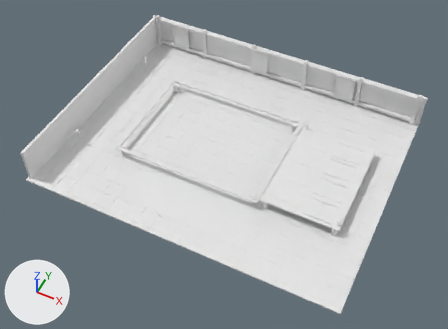
One commit to the OBJ model assets/tts/ancients-r22/warroom.obj: the scene before it, then after it.
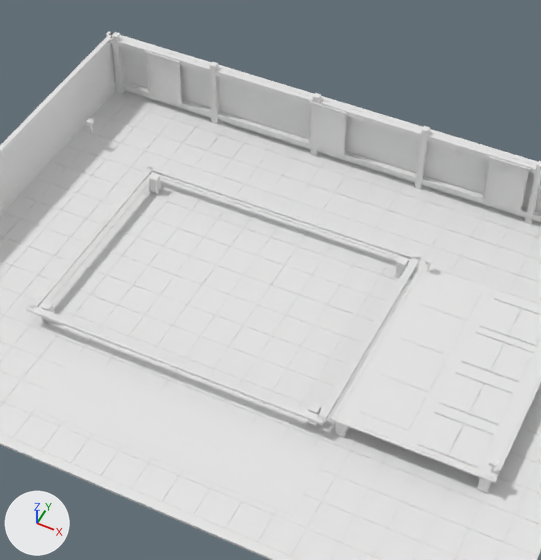
Each version is shown whole from a 50 mm camera at (137.0, -255.0, 294.0) aimed at (17.0, -14.0, -6.0), then close up on the part from 23% to 81% of the width and 0% to 81% of the height. Lighting does not change. The marker at lower left points along +X, +Y and +Z. The first two pictures are the older version. Where no turn or scale is listed for an object, it has been applied to the vertices. Vertices at exactly the same position are counted once.

Script lines for the objects in view, before the commit:
```python
me_warroom = bpy.data.meshes.new('warroom')
me_warroom.from_pydata(...)  # 3600 vertices, 5364 faces; spans x -90.0..120.0, y -82.0..82.0, z -8.0..19.0
ob_warroom = bpy.data.objects.new('warroom', me_warroom)
ob_warroom.location = (0.0, 0.0, 0.0)
```
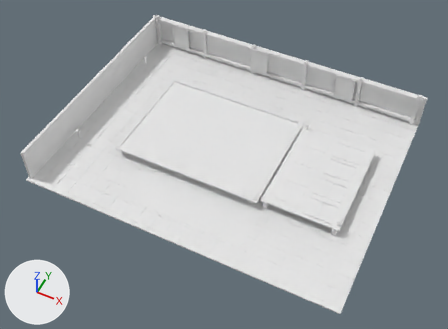
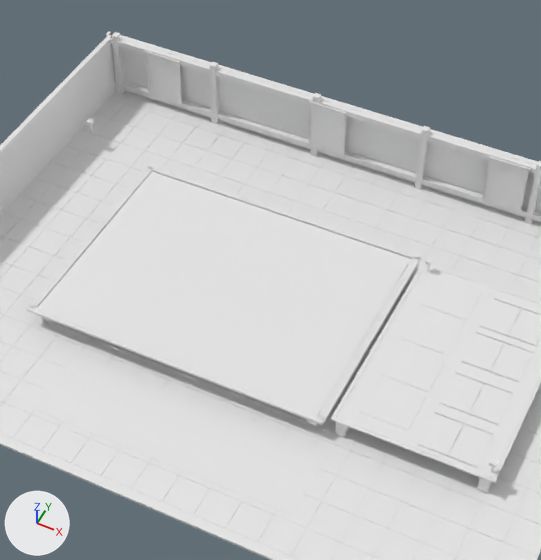
Commit message: Finish war-room table inlay

Where the change shows, as pixel boxes (x1, y1, x2, y2) in the close-ups (541 x 560 px):
part 1 of me_warroom, added: after (38, 171, 411, 415)

What the commit changed:
me_warroom is used by ob_warroom; location (0.0, 0.0, 0.0).
me_warroom had 3600 vertices, 5364 faces and spanned x -90.0..120.0, y -82.0..82.0, z -8.0..19.0.
me_warroom now has 3608 vertices, 5376 faces and spans x -90.0..120.0, y -82.0..82.0, z -8.0..19.0.
me_warroom part 1: the loose piece of 8 vertices spanning x -10.0..0.0, y -9.0..1.0, z -7.0 is copied, and the copy is scaled about its middle by (9.78, 7.33, 0.0714), then moved by (5.0, 4.0, 7.0); it spans x -48.0..48.0, y -36.0..36.0, z 0.0.
Other edits to the shape of me_warroom do not show in these pictures.
